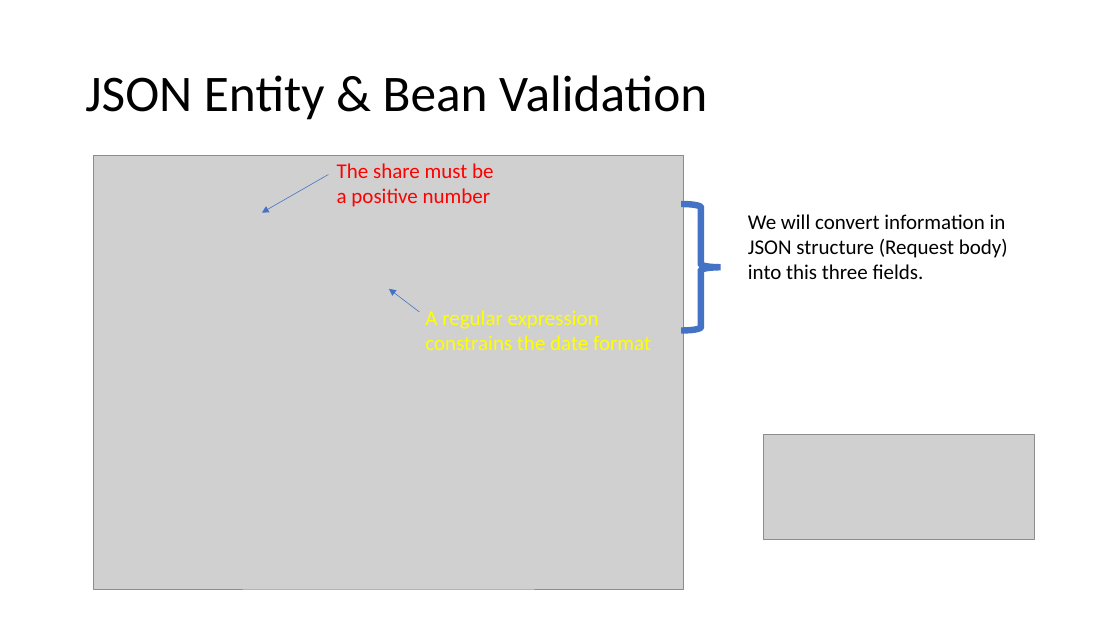
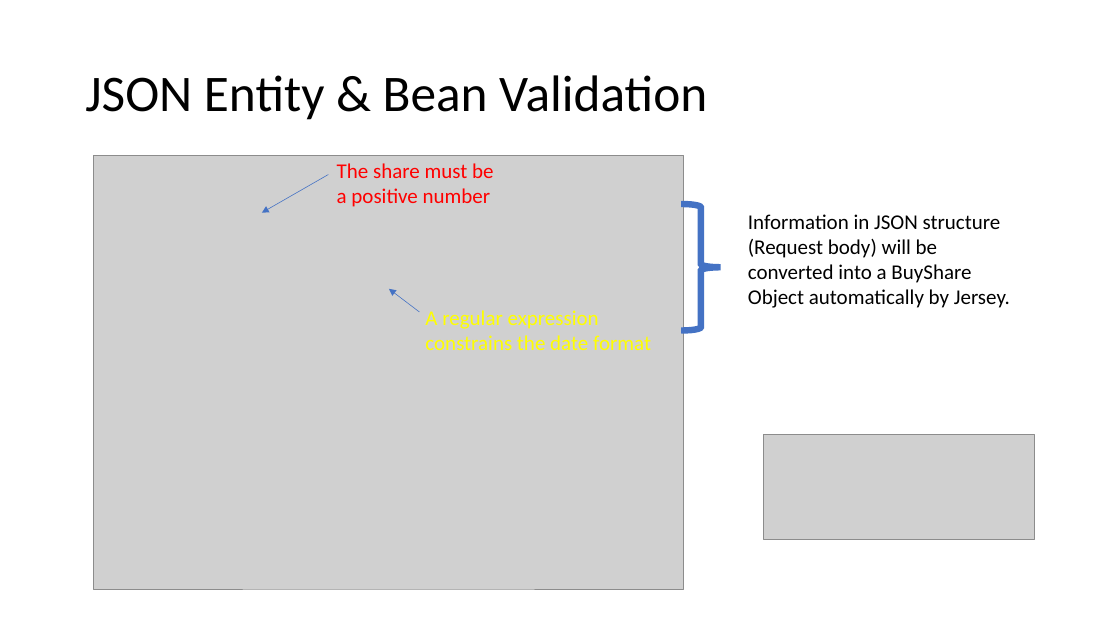
Before and after one commit to lxhq/StockExercise2, a slide deck: slide 12 of Demo_Week2.pptx (slide 9 before the commit). Drawn at 1120x630 pixels with LibreOffice and Linux fonts; fonts in the diff are those of the drawing; grey boxes stand for pictures. Boxes give left, top, right and bottom in pixels: in the first picture for what was removed or moved away, otherwise in the second. Text is boxed around its words. In the diff, an @@ line names an element or a change of style, - is before the commit and + after.

```diff
--- a/Demo_Week2.pptx
+++ b/Demo_Week2.pptx
@@ text at box(748, 214, 1010, 308): text changed @@
-We will convert information in JSON structure (Request body) into this three fields.
+Information in JSON structure (Request body) will be converted into a BuyShare Object automatically by Jersey.
```
Also in this commit, not shown: 6 other slides changed, 3 slides added, 1 other file.
